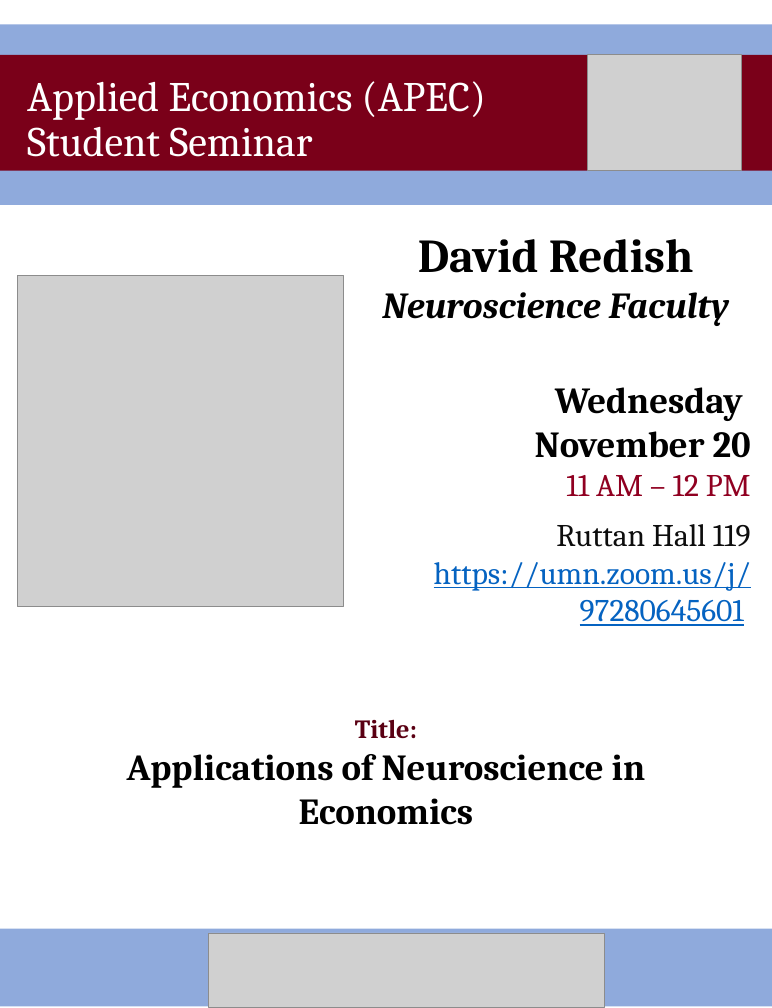
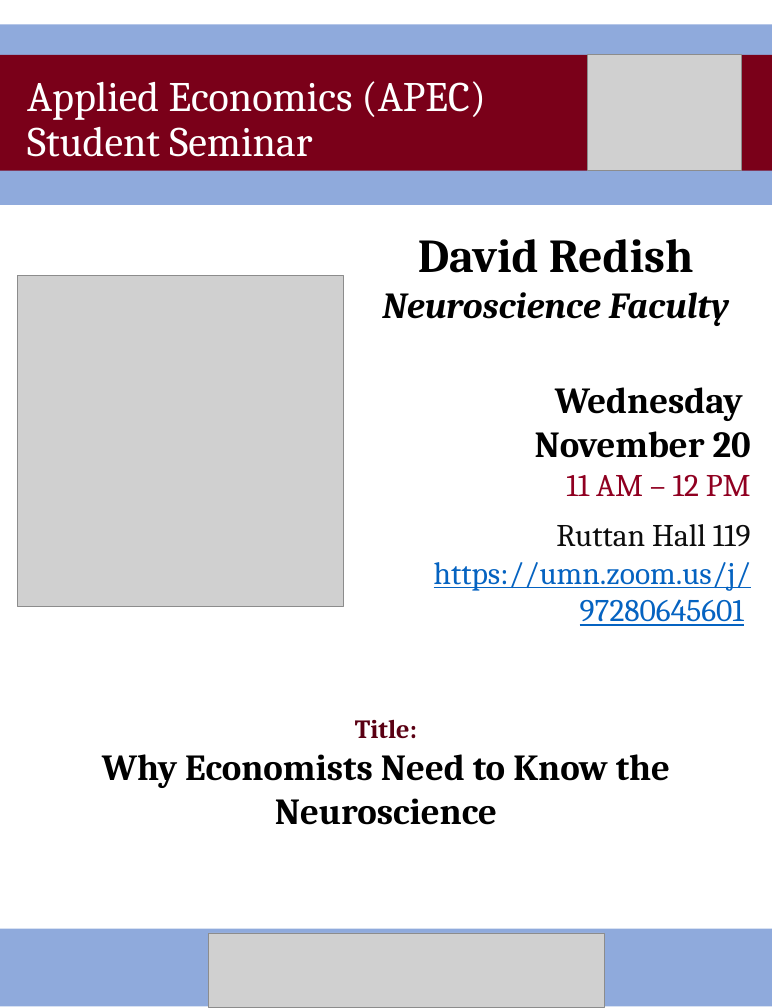
Before and after one commit to apecseminar/apecseminar.github.io, a slide deck: slide 1 of posters/2024_fall/david_redish_241120.pptx. Drawn at 772x1008 pixels with LibreOffice and Linux fonts; fonts in the diff are those of the drawing; grey boxes stand for pictures. Boxes give left, top, right and bottom in pixels: in the first picture for what was removed or moved away, otherwise in the second. Text is boxed around its words. In the diff, an @@ line names an element or a change of style, - is before the commit and + after.

Commit message:
Updates to social calendar and David Redish presentation details

```diff
--- a/posters/2024_fall/david_redish_241120.pptx
+++ b/posters/2024_fall/david_redish_241120.pptx
@@ text at <box>102,754,670,825</box>: text changed @@
-Applications of Neuroscience in Economics
+Why Economists Need to Know the Neuroscience
```
Also in this commit, not shown: 3 other files.
